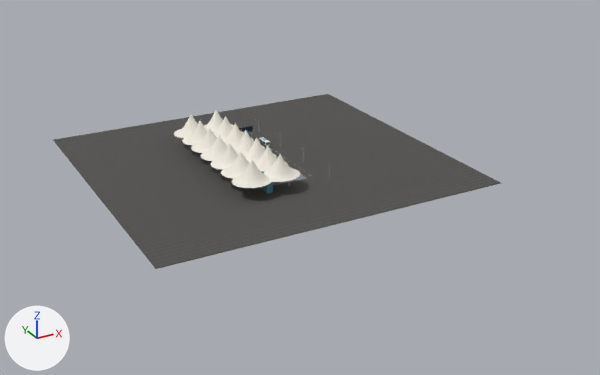
What one commit did to the glTF model public/models/trip-airport.glb.
Both versions are drawn from a camera (50 mm lens) standing at (-170.0, -348.0, 155.0) and looking at (14.0, -13.0, -13.0). The lights are fixed; the arrows at lower left show +X, +Y and +Z. The first picture is the older version. Vertices at exactly the same position are counted once.

Objects in the first picture: 'airport'.
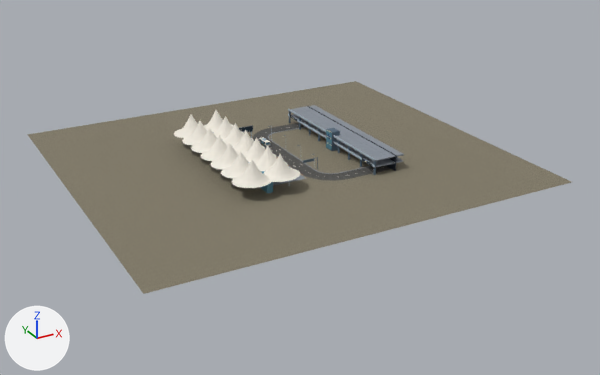
Changed parts and their boxes [x1, y1, x2, y2] in the pictures (600 x 375 px):
'airport', reshaped
    before: [53, 94, 501, 269]
    after: [27, 81, 572, 294]
part 1 of me_airport, added
    after: [289, 114, 404, 168]
part 2 of me_airport, added
    after: [288, 105, 404, 161]
part 3 of me_airport, added
    after: [288, 114, 375, 167]
part 4 of me_airport, added
    after: [288, 108, 375, 160]
part 5 of me_airport, added
    after: [307, 106, 397, 171]
part 6 of me_airport, added
    after: [326, 128, 340, 151]
part 7 of me_airport, rebuilt (22% wider, 22% taller)
    before: [53, 94, 501, 269]
    after: [27, 81, 572, 294]
part 8 of me_airport, built on
    before: [266, 143, 330, 177]
    after: [253, 116, 391, 181]

The change, as a list of edits to the scene's bpy script:
```text
Add img_verge:
    img_verge = load_image('Verge', '_unpacked/Verge', 768, 768, 'sRGB')
Add img_sign_terminal_west:
    img_sign_terminal_west = load_image('Sign Terminal West', '_unpacked/Sign_Terminal_West', 768, 101, 'sRGB')
Add img_sign_exit_to_denver:
    img_sign_exit_to_denver = load_image('Sign Exit to Denver', '_unpacked/Sign_Exit_to_Denver', 768, 159, 'sRGB')
Add img_sign_airport_exit:
    img_sign_airport_exit = load_image('Sign Airport exit', '_unpacked/Sign_Airport_exit', 768, 101, 'sRGB')
Add img_sign_p:
    img_sign_p = load_image('Sign P', '_unpacked/Sign_P', 768, 768, 'sRGB')
Add mat_verge:
    mat_verge = principled_material('Verge')
    mat_verge.texture = img_verge
    mat_verge.roughness = 0.88
Add mat_sign_terminal_west:
    mat_sign_terminal_west = principled_material('Sign Terminal West')
    mat_sign_terminal_west.texture = img_sign_terminal_west
    mat_sign_terminal_west.roughness = 0.88
Add mat_sign_exit_to_denver:
    mat_sign_exit_to_denver = principled_material('Sign Exit to Denver')
    mat_sign_exit_to_denver.texture = img_sign_exit_to_denver
    mat_sign_exit_to_denver.roughness = 0.88
Add mat_sign_airport_exit:
    mat_sign_airport_exit = principled_material('Sign Airport exit')
    mat_sign_airport_exit.texture = img_sign_airport_exit
    mat_sign_airport_exit.roughness = 0.88
Add mat_sign_p:
    mat_sign_p = principled_material('Sign P')
    mat_sign_p.texture = img_sign_p
    mat_sign_p.roughness = 0.88
Change me_airport:
    used by ob_airport; location = (0.0, 0.0, 0.0)
    remove me_airport.from_pydata(...)  # 5258 vertices, 7968 faces; spans x -85.0..85.0, y -80.0..80.0, z 0.0..18.0
    add me_airport.from_pydata(...)  # 6333 vertices, 9338 faces; spans x -95.0..115.0, y -95.0..95.0, z 0.0..18.0
    me_airport part 1: a new loose piece, a box spanning x 37.5..54.5, y -43.5..43.5, z 4.05..4.55, in mat_paving (picture img_paving)
    me_airport part 2: a new loose piece, a box spanning x 37.5..54.5, y -43.5..43.5, z 7.35..7.85, in mat_paving (picture img_paving)
    me_airport part 3: a new loose piece, a box spanning x 37.44..37.76, y -43.5..43.5, z 4.41..5.26, in mat_silver (light grey #a9b8c4)
    me_airport part 4: a new loose piece, a box spanning x 37.44..37.76, y -43.5..43.5, z 7.7..8.56, in mat_silver (light grey #a9b8c4)
    me_airport part 5: a new loose piece, a box spanning x 49.7..50.3, y -43.5..43.5, z 0.0..8.0, in mat_ink (dark blue #202a39)
    me_airport part 6: a new loose piece, a box spanning x 36.5..41.0, y -6.0..0.0, z 0.0..10.2, in mat_steel (dark blue #536779)
    me_airport part 7: the loose piece of 4 vertices spanning x -85.0..85.0, y -80.0..80.0, z 0.0 is rebuilt with 4 vertices and now spans x -95.0..115.0, y -95.0..95.0, z 0.0, in mat_verge (picture img_verge)
    me_airport part 8: 90 vertices moved within x -14.0..16.0, y -33.0..33.0, z 0.0..7.0; 32 vertices removed from x 16.0, y -38.0..12.0, z 0.0..8.0; 972 vertices added at x -2.0..50.0, y -43.0..41.0, z 0.0..10.0
    other edits to the shape of me_airport do not show in these pictures
    add me_airport.materials.append(mat_verge)  # picture img_verge
    add me_airport.materials.append(mat_sign_terminal_west)  # picture img_sign_terminal_west
    add me_airport.materials.append(mat_sign_airport_exit)  # picture img_sign_airport_exit
    add me_airport.materials.append(mat_sign_p)  # picture img_sign_p
    add me_airport.materials.append(mat_sign_exit_to_denver)  # picture img_sign_exit_to_denver
```
